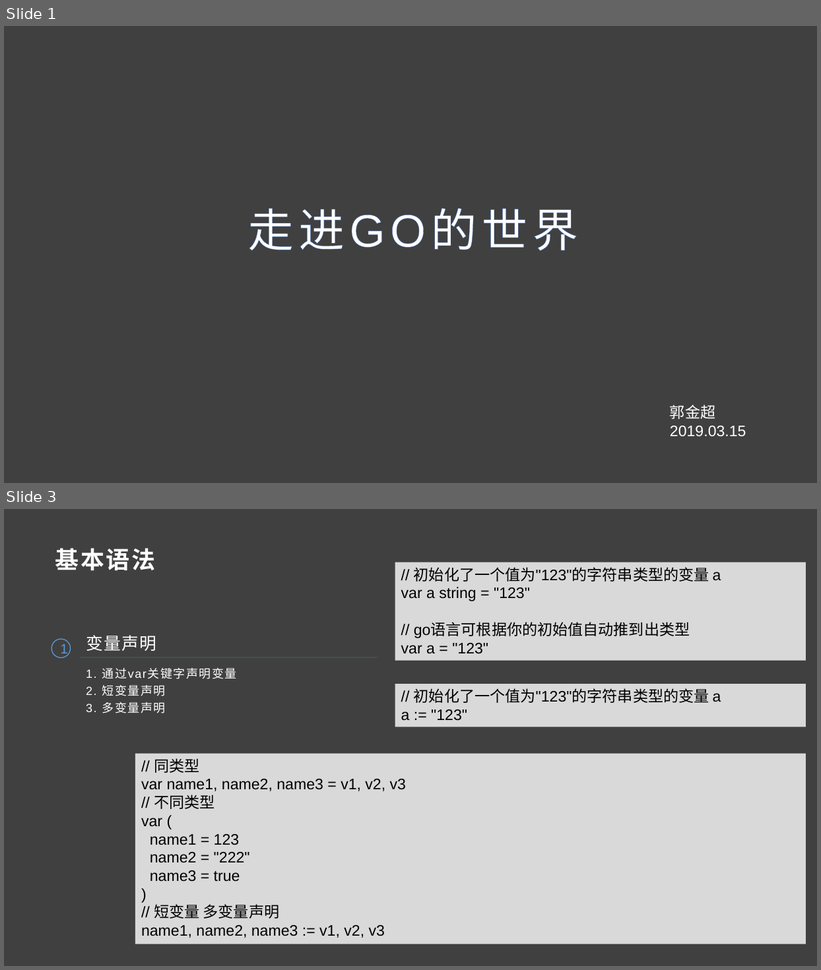
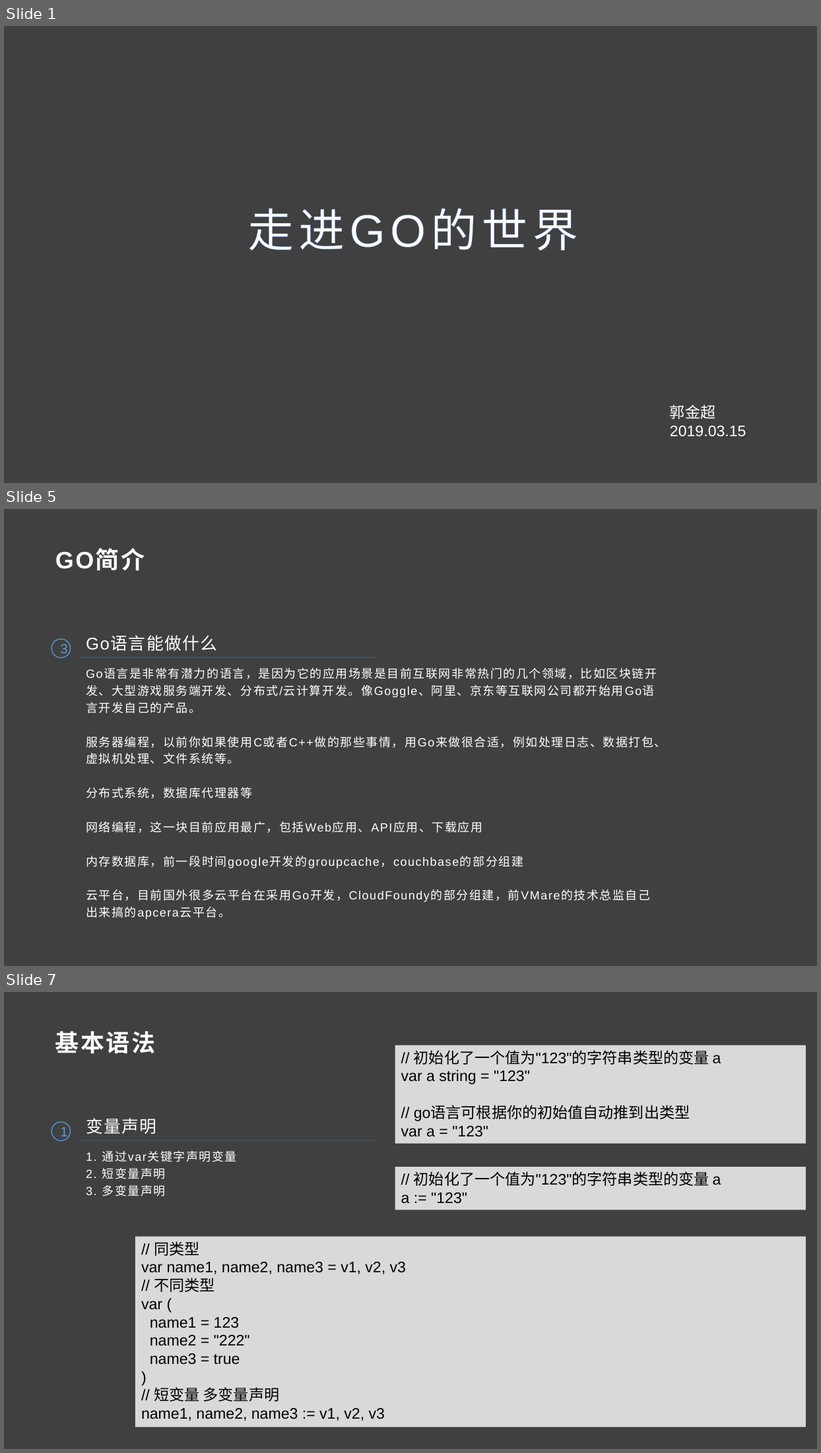
Before and after one commit to guojinchao/share, a slide deck: Gin框架与Pongo2模板语法搭建架构/走进GO的世界.pptx. Shown one above the other, each under a label of ours: slides 1 and 3 before the commit, slides 1, 5 and 7 after it; the slides between them are not shown. The pictures are 821x970 and 821x1453 pixels, drawn with LibreOffice and Linux fonts; fonts in the diff are those of the drawing. Boxes give left, top, right and bottom in pixels: in the first picture for what was removed or moved away, otherwise in the second. Text is boxed around its words. In the diff, an @@ line names an element or a change of style, - is before the commit and + after.

```diff
--- a/Gin框架与Pongo2模板语法搭建架构/走进GO的世界.pptx
+++ b/Gin框架与Pongo2模板语法搭建架构/走进GO的世界.pptx
@@ slide 5 added at (4, 509, 817, 966), background #404040 @@
@@ text added at (55, 550, 145, 571), 28 pt, text #FFFFFF, bold @@
+GO简介
@@ ellipse added at (52, 639, 71, 658), outline #5B9BD5 1 pt, 16 pt, text #5B9BD5 @@
+3
@@ text added at (86, 636, 217, 651), 20 pt, text #FFFFFF @@
+Go语言能做什么
@@ line added from (81, 657) to (378, 657), #5B9BD5 0.5 pt @@
@@ text added at (86, 669, 667, 920), 14 pt, text #FFFFFF @@
+Go语言是非常有潜力的语言，是因为它的应用场景是目前互联网非常热门的几个领域，比如区块链开发、大型游戏服务端开发、分布式/云计算开发。像Goggle、阿里、京东等互联网公司都开始用Go语言开发自己的产品。
+服务器编程，以前你如果使用C或者C++做的那些事情，用Go来做很合适，例如处理日志、数据打包、虚拟机处理、文件系统等。
+分布式系统，数据库代理器等
+网络编程，这一块目前应用最广，包括Web应用、API应用、下载应用
+内存数据库，前一段时间google开发的groupcache，couchbase的部分组建
+云平台，目前国外很多云平台在采用Go开发，CloudFoundy的部分组建，前VMare的技术总监自己出来搞的apcera云平台。
@@ what was slide 3 is now slide 7 @@
```
Also in this commit, not shown: 1 slide changed, 3 other slides added, 5 slides removed.
